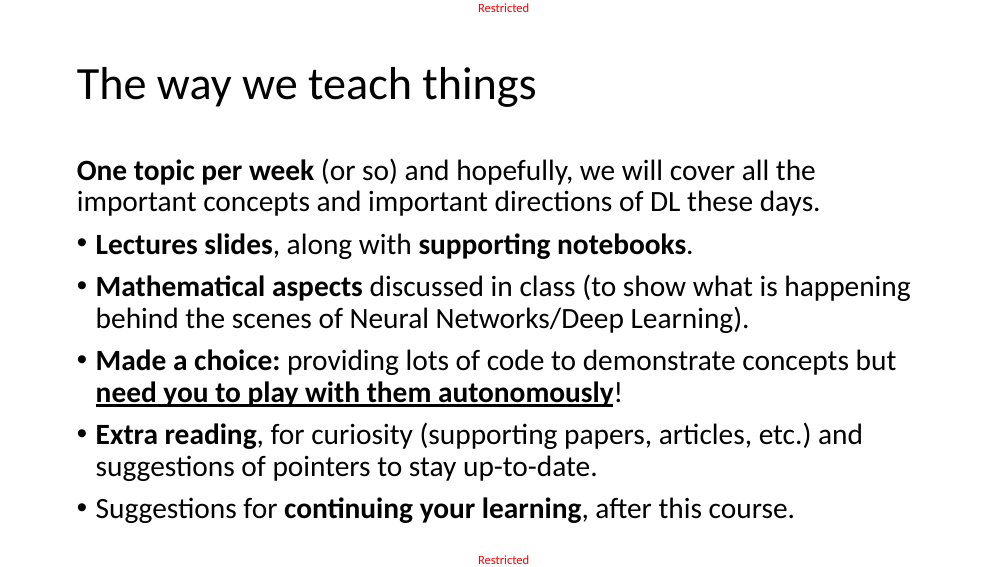
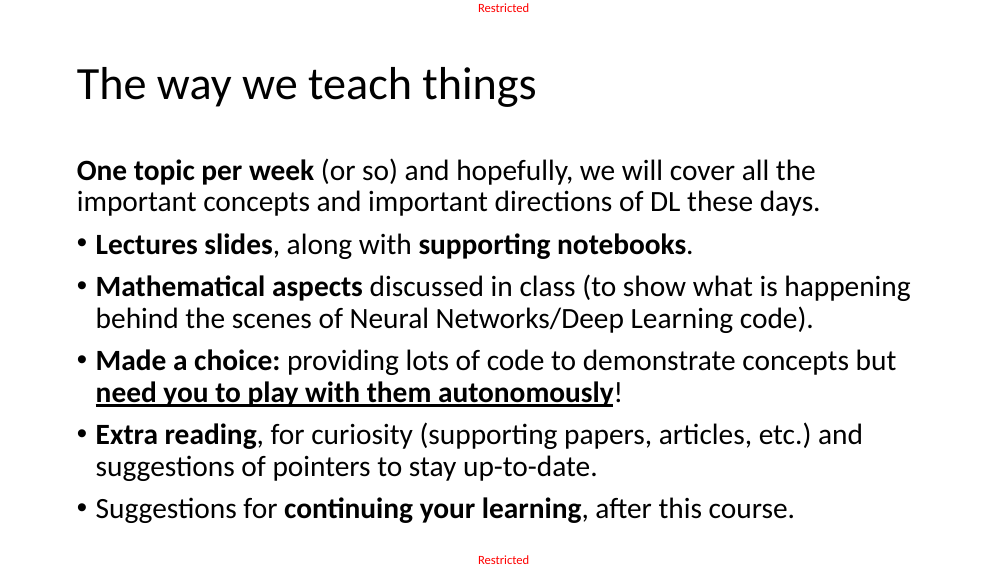
Before and after one commit to matthieudemari/SUTD_DL_50_039, a slide deck: slide 9 of W1/1. W1S1 final/W1S1.pptx. Drawn at 1008x567 pixels with LibreOffice and Linux fonts; fonts in the diff are those of the drawing. Boxes give left, top, right and bottom in pixels: in the first picture for what was removed or moved away, otherwise in the second. Text is boxed around its words. In the diff, an @@ line names an element or a change of style, - is before the commit and + after.

```diff
--- a/W1/1. W1S1 final/W1S1.pptx
+++ b/W1/1. W1S1 final/W1S1.pptx
@@ text at (96,274,910,333): text changed @@
-• Mathematical aspects discussed in class (to show what is happening behind the scenes of Neural Networks/Deep Learning).
+• Mathematical aspects discussed in class (to show what is happening behind the scenes of Neural Networks/Deep Learning code).
```
Also in this commit, not shown: 8 other slides changed, 17 other files.
